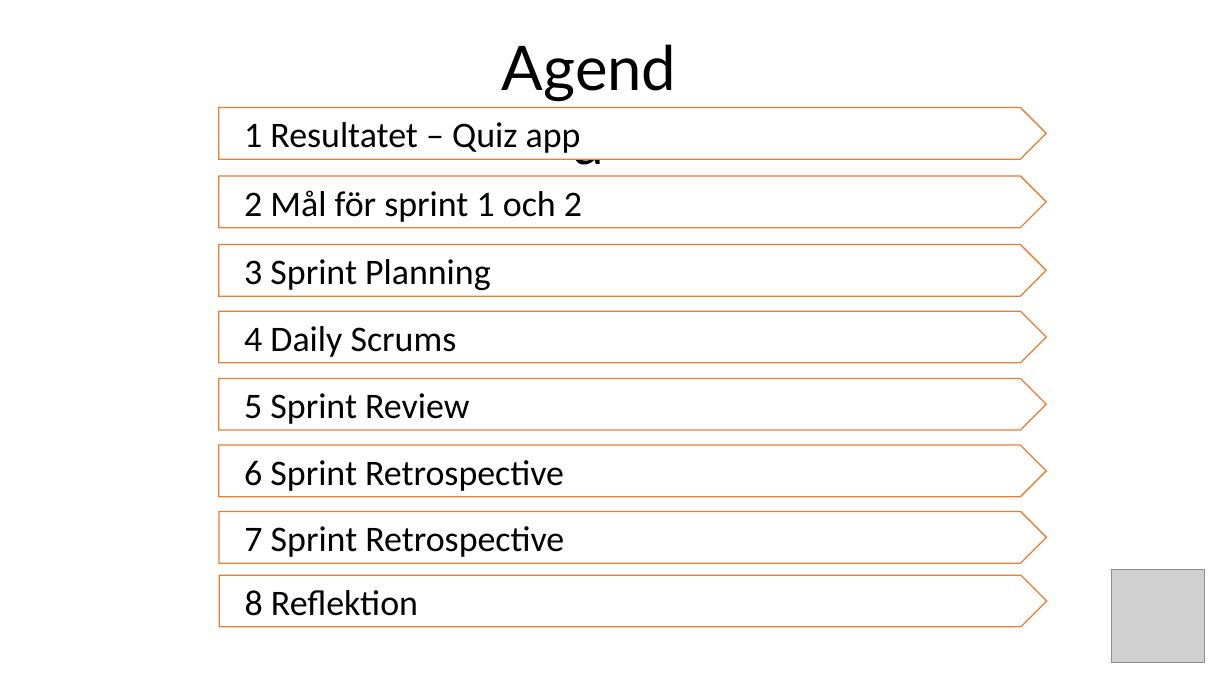
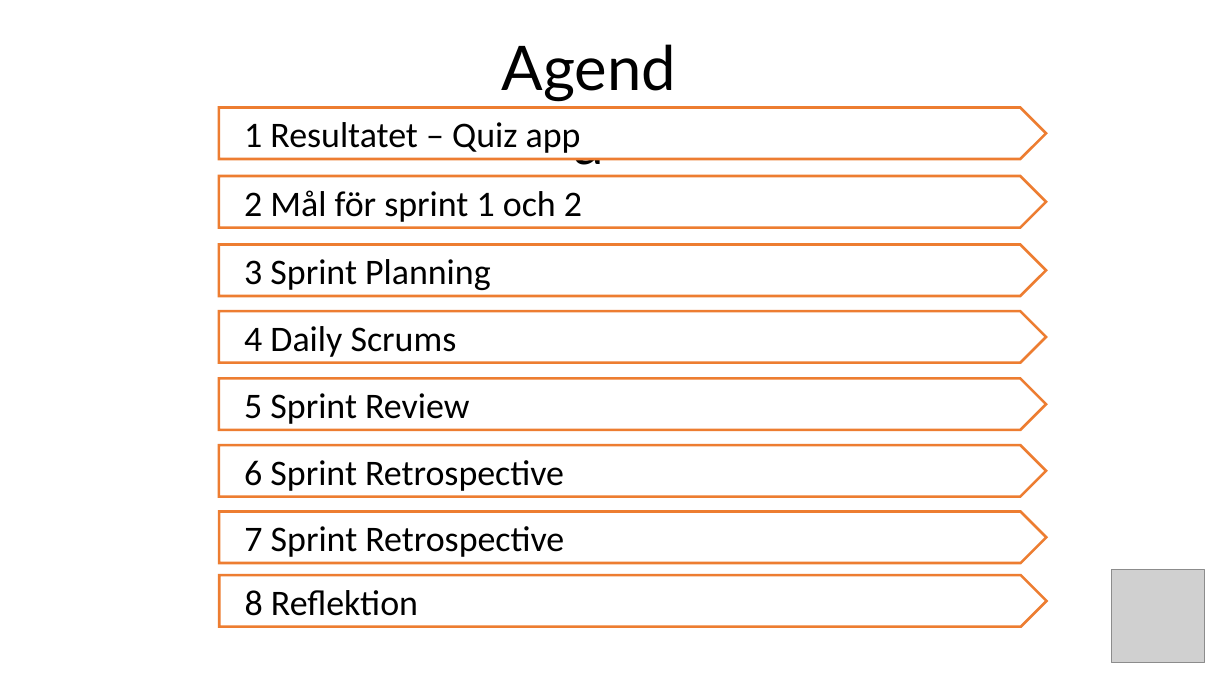
Before and after one commit to P-Forsberg/ScrumLearning, a slide deck: slide 1 of Presentation.ppt. Drawn at 1232x693 pixels with LibreOffice and Linux fonts; fonts in the diff are those of the drawing; grey boxes stand for pictures; background and template pictures are left out. Boxes give left, top, right and bottom in pixels: in the first picture for what was removed or moved away, otherwise in the second. Text is boxed around its words. In the diff, an @@ line names an element or a change of style, - is before the commit and + after.

```diff
--- a/Presentation.ppt
+++ b/Presentation.ppt
@@ outline #ED7D31 1 pt to #ED7D31 2 pt; proportions changed in 6 elements at (x1=219, y1=107, x2=1046, y2=159), (x1=219, y1=177, x2=1046, y2=228), (x1=219, y1=245, x2=1046, y2=297), (x1=219, y1=379, x2=1046, y2=431), (x1=219, y1=445, x2=1046, y2=497), (x1=219, y1=512, x2=1046, y2=564) @@
```
Also in this commit, not shown: 5 other slides changed, 2 slides added, 3 slides removed.
